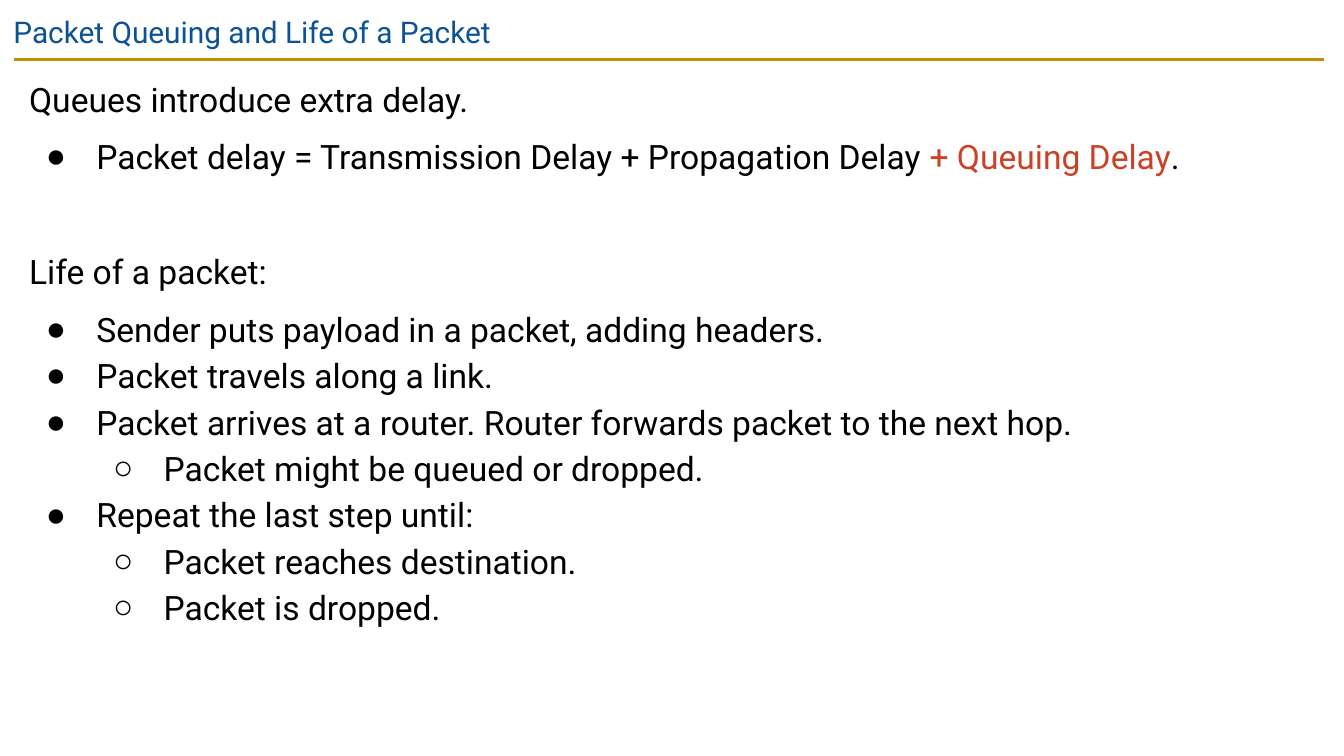
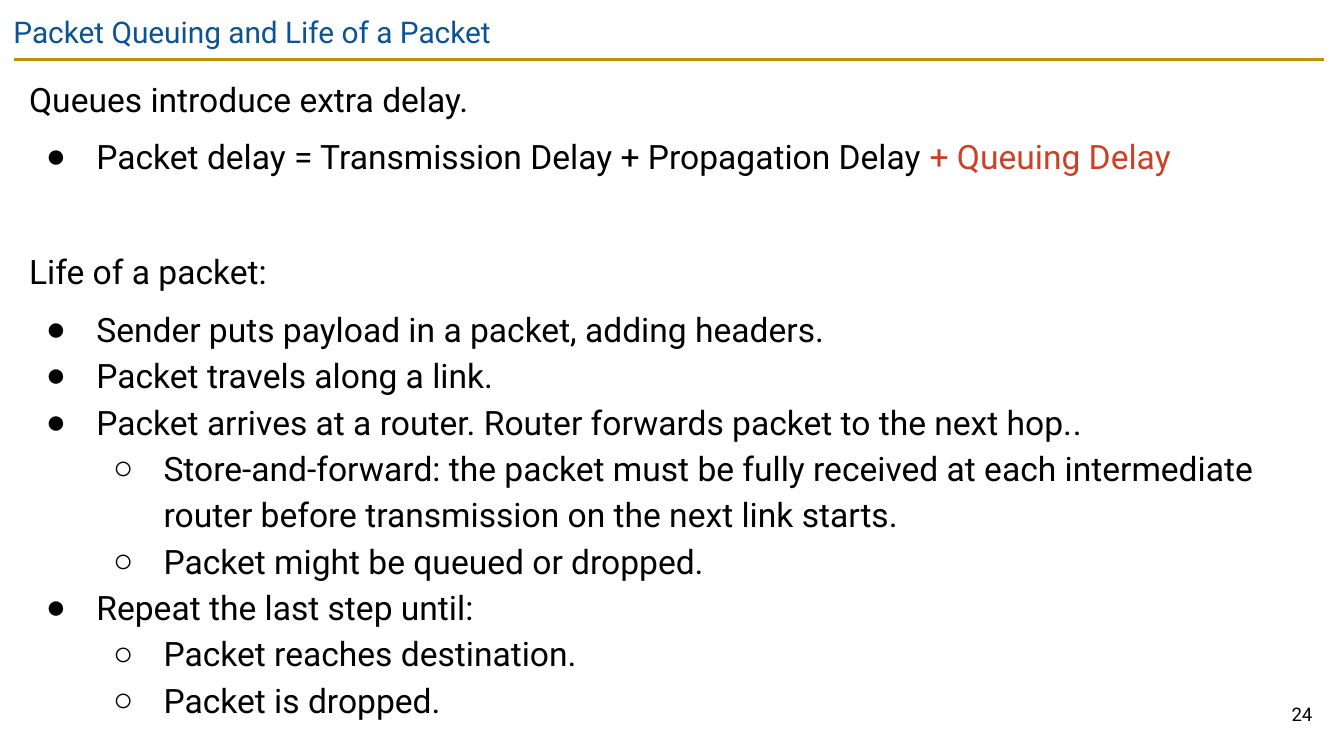
Before and after one commit to guhofstra/CSC175Sp26, a slide deck: slide 24 of PPTs/Lecture 3 - Links.pptx. Drawn at 1344x756 pixels with LibreOffice and Linux fonts; fonts in the diff are those of the drawing. Boxes give left, top, right and bottom in pixels: in the first picture for what was removed or moved away, otherwise in the second. Text is boxed around its words. In the diff, an @@ line names an element or a change of style, - is before the commit and + after.

```diff
--- a/PPTs/Lecture 3 - Links.pptx
+++ b/PPTs/Lecture 3 - Links.pptx
@@ text at box(96, 143, 1171, 176): text changed @@
-● Packet delay = Transmission Delay + Propagation Delay + Queuing Delay.
+● Packet delay = Transmission Delay + Propagation Delay + Queuing Delay
@@ text at box(96, 409, 1253, 528): text changed @@
-● Packet arrives at a router. Router forwards packet to the next hop.
+● Packet arrives at a router. Router forwards packet to the next hop..
+  ○ Store-and-forward: the packet must be fully received at each intermediate router before transmission on the next link starts.
@@ page number added at box(1292, 707, 1313, 721), 10 pt, text #000000 @@
+24
```
Also in this commit, not shown: 28 other slides changed, 2 slides added, 33 other files.
